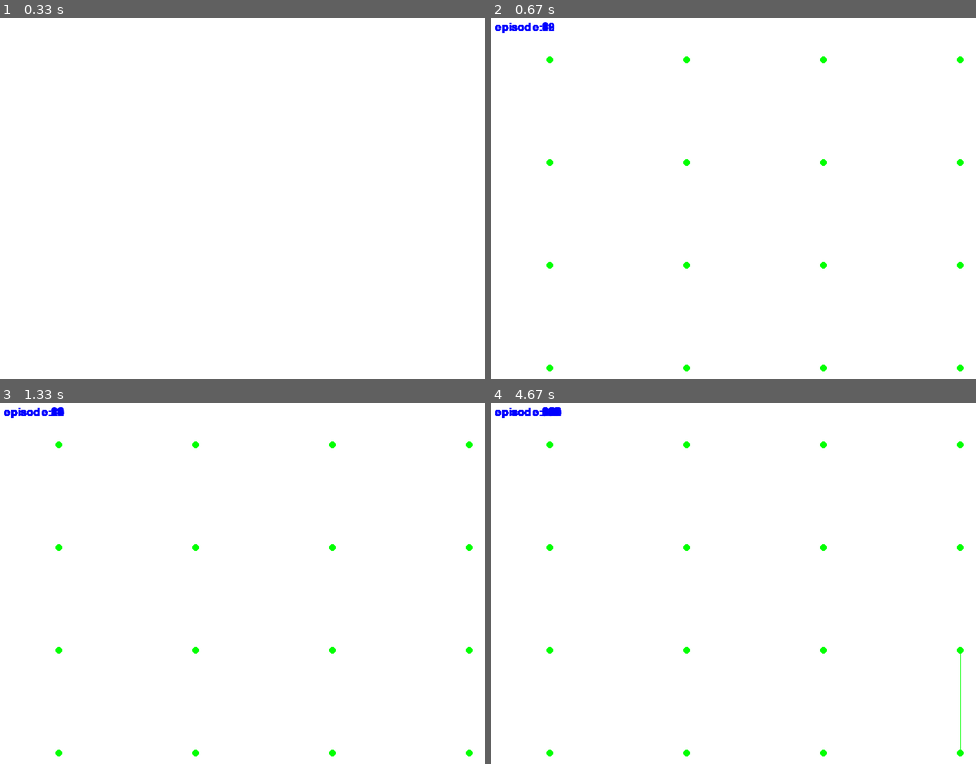
Above: before the commit, frames 1-4 (two rows, left to right).
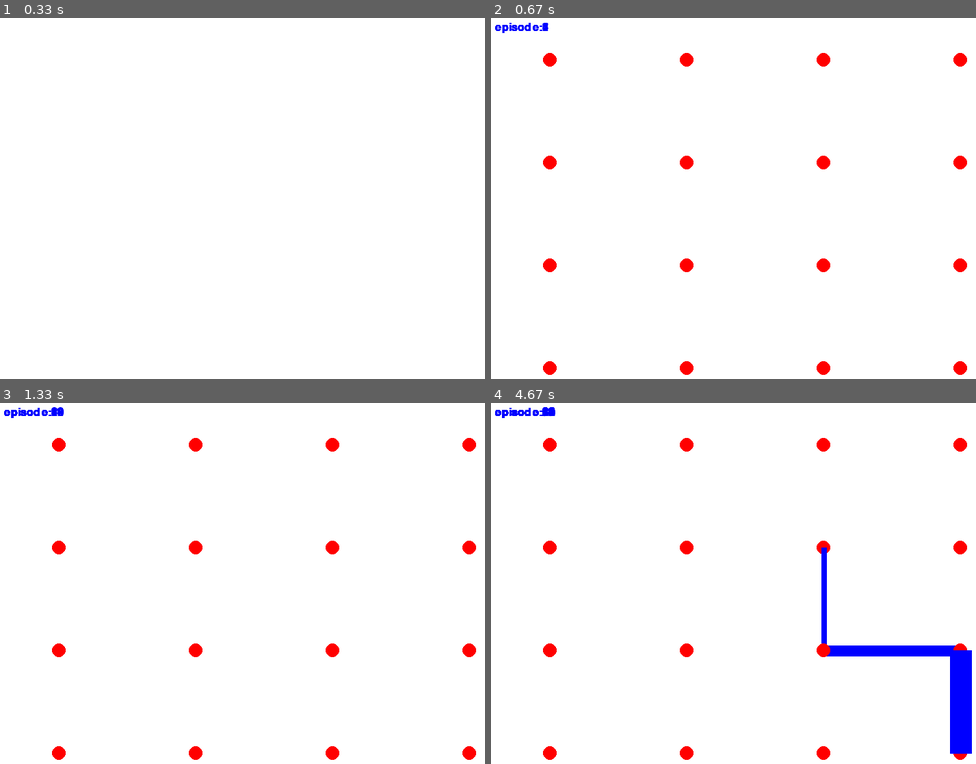
Above: after the commit, the same moments.

Repository: jmiszczak/pygame-tests
Game: pygame game, started from frozen-lake-demo.py
Two runs of this game, one before a commit and one after it. Both use one fixed random seed, a clock stepped at 60 frames per second and the inputs below.
Inputs:
- Up to frame 1 (0.33 s): no input
- Up to frame 2 (0.67 s): hold P from 0.33 s (still down)
- Up to frame 3 (1.33 s): release P at 0.8 s
- Up to frame 4 (4.67 s): no input

Frame 1 is identical in both runs. In frame 2, 1.4% of the frame differs, in the area x 0-99%, y 1-99%; in frame 3, 1.3%; in frame 4, 3.6%, in the area x 0-100%, y 1-99%.

Commit message:
Improved visualization

Diff:
--- a/frozen-lake-demo.py
+++ b/frozen-lake-demo.py
@@ -1,8 +1,10 @@
 import sys
+import time
 
 import networkx as nx
 import random as rnd
 import pygame as pg
+import numpy as np
 
 # game board
 board = [
@@ -12,6 +14,9 @@
         "HFFG"
         ]
 
+RED = (255,0,0)
+GREEN = (0,255,0)
+BLUE = (0,0,255)
 # grid for playing
 grid = nx.grid_2d_graph(4,4)
 for n in grid.nodes:
@@ -20,7 +25,7 @@
 # learning settings
 #
 rate = 1
-gamma = 0.1
+gamma = 0.5
 episode = 0
 # Q table
 Q = {}
@@ -71,12 +76,11 @@
 
     x,y = int(screen_size[0]/4), int(screen_size[1]/4)
     for e in grid.edges:
-        color = (0,255,0)
         spos = ( int((0.5+e[0][0])*x), int((0.5+e[0][1])*y) )
         epos = ( int((0.5+e[1][0])*x), int((0.5+e[1][1])*y) )
-        pg.draw.circle(screen, color, spos, 5)
-        pg.draw.circle(screen, color, epos, 5)
-        pg.draw.line(screen, color, spos, epos, int(Q[e]))
+        pg.draw.circle(screen, RED, spos, 10)
+        pg.draw.circle(screen, RED, epos, 10)
+        pg.draw.line(screen, BLUE, spos, epos, int(32*Q[e]))
     pg.display.update()
 
 #%%
@@ -104,6 +108,7 @@
                 for _ in range(500):
                     single_episode()
                     draw_board(screen)
+                    time.sleep(0.05)
             elif event.key == pg.K_e:
                 if episode == 0:
                     restart_agent()
